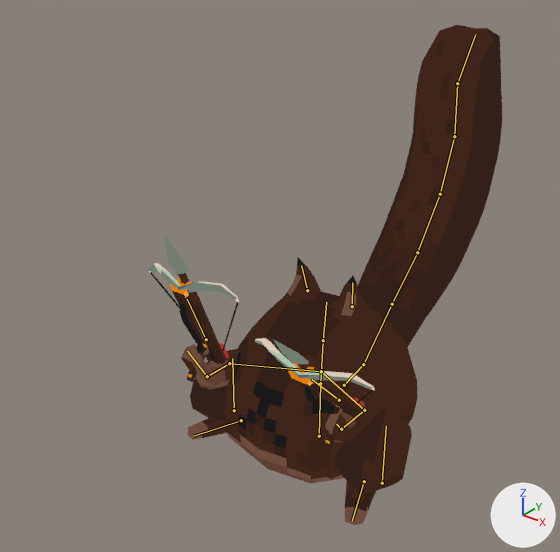
The Blender file Assets/Art/3D_models/pixel_squirrel.blend: old version first, new version second.
Before and after are seen from a 50 mm camera at (2.05, -2.79, 2.73) aimed at (-0.15, -0.05, 1.03). Arrows for +X, +Y and +Z are at lower right; the lights stay in place. Both versions are drawn at frame 13 of the action 'attack'; the numbers are the values there. The bones that bend it are drawn over the model as lines.

In view in the first picture: 'crosBows', 'squirrel', 'squirrel.001'.
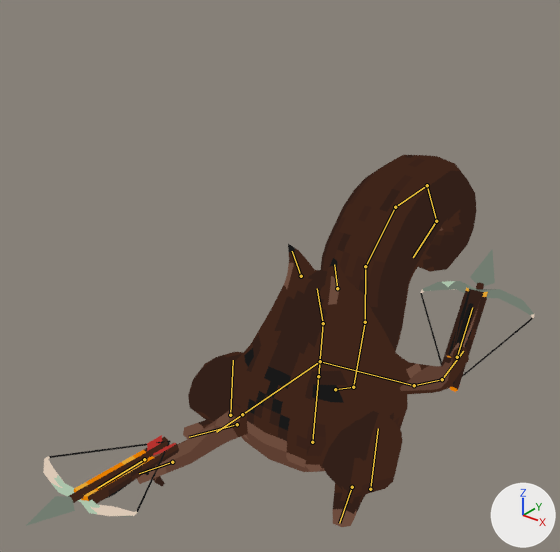
What the commit changed:
Bone 'spine_bot' (bone_spine_bot) moves from (0.0, -0.004, -0.13) to (0.0, -0.01, -0.068).
Bone 'spine_bot' (bone_spine_bot) turns from (0, 0, 0) to (-6, 0, 0) degrees about its own x, y and z.
Bone 'spine_bot' (bone_spine_bot) is rescaled from (0.95, 1.05, 0.95) to (0.76, 1.24, 0.76).
Bone 'spine_mid' (bone_spine_mid) turns from (-2, 0, 0) to (0, 0, 0) degrees about its own x, y and z.
Bone 'spine_top' (bone_spine_top) turns from (-4, 0, 0) to (31, 0, 0) degrees about its own x, y and z.
Bone 'ear_L' (bone_ear_l) turns from (0, 0, 0) to (-13, -2, 0) degrees about its own x, y and z.
Bone 'ear_R' (bone_ear_r) turns from (0, 0, 0) to (-13, 2, 0) degrees about its own x, y and z.
Bone 'knee_L' (bone_knee_l) moves from (0.003, 0.0, -0.078) to (0.116, 0.0, -0.001).
Bone 'butt' (bone_butt) turns from (14, 0, 0) to (-15, 0, 0) degrees about its own x, y and z.
Bone 'tail_1' (bone_tail_1) turns from (-44, 0, 0) to (-2, 0, 0) degrees about its own x, y and z.
Bone 'tail_3' (bone_tail_3) turns from (12, 0, 0) to (-29, 0, 0) degrees about its own x, y and z.
Bone 'tail_4' (bone_tail_4) turns from (21, 0, 0) to (0, 0, 0) degrees about its own x, y and z.
Bone 'tail_5' (bone_tail_5) turns from (25, 0, 0) to (-36, 0, 0) degrees about its own x, y and z.
Bone 'knee_R' (bone_knee_r) moves from (-0.018, 0.0, -0.073) to (-0.12, 0.0, -0.037).
Bone 'tail_IK' (bone_tail_ik) moves from (0.0, 0.761, 0.077) to (0.0, 1.013, -0.723).
Bone 'tail_IK' (bone_tail_ik) turns from (-1, 0, 0) to (153, 0, 0) degrees about its own x, y and z.
Bone 'IK_arm_L' (bone_ik_arm_l) moves from (-0.121, -0.045, 0.132) to (0.104, -0.128, 0.694).
Bone 'IK_arm_L' (bone_ik_arm_l) turns from (-49, 14, -16) to (-139, -27, -13) degrees about its own x, y and z.
Bone 'IK_arm_pullTarget_L' (bone_ik_arm_pulltarget_l) moves from (0.324, -0.045, 0.131) to (0.263, -0.088, -0.254).
Bone 'IK_arm_R' (bone_ik_arm_r) moves from (0.099, -0.03, 0.08) to (0.139, 0.317, -0.243).
Bone 'IK_arm_R' (bone_ik_arm_r) turns from (-71, -7, 16) to (-6, -21, 2) degrees about its own x, y and z.

Changed parts and their boxes (x1, y1, x2, y2) in the pictures (560 x 552 px):
'squirrel', posed (41% wider)
    before: (181, 258, 417, 525)
    after: (137, 244, 469, 527)
'squirrel.001', posed
    before: (358, 25, 502, 347)
    after: (321, 155, 476, 351)
'crosBows', posed (124% wider, 30% taller)
    before: (148, 235, 375, 447)
    after: (26, 250, 535, 526)
bone 'spine_bot', root to tip
    before: (319, 436) to (320, 383)
    after: (312, 442) to (318, 376)
bone 'spine_mid', root to tip
    before: (320, 383) to (323, 340)
    after: (318, 376) to (323, 323)
bone 'spine_top', root to tip
    before: (323, 340) to (326, 302)
    after: (323, 323) to (317, 288)
bone 'ear_L', root to tip
    before: (352, 306) to (352, 282)
    after: (337, 288) to (334, 264)
bone 'ear_R', root to tip
    before: (307, 290) to (301, 265)
    after: (301, 276) to (292, 251)
bone 'knee_L', root to tip
    before: (382, 483) to (386, 426)
    after: (370, 489) to (378, 428)
bone 'butt', root to tip
    before: (344, 385) to (363, 364)
    after: (335, 389) to (353, 387)
bone 'tail_1', root to tip
    before: (363, 364) to (392, 304)
    after: (353, 387) to (365, 322)
bone 'tail_3', root to tip
    before: (417, 252) to (440, 194)
    after: (365, 266) to (395, 207)
bone 'tail_4', root to tip
    before: (440, 194) to (454, 136)
    after: (395, 207) to (427, 185)
bone 'tail_5', root to tip
    before: (454, 136) to (457, 83)
    after: (427, 185) to (436, 221)
bone 'knee_R', root to tip
    before: (234, 410) to (232, 358)
    after: (230, 415) to (233, 360)
